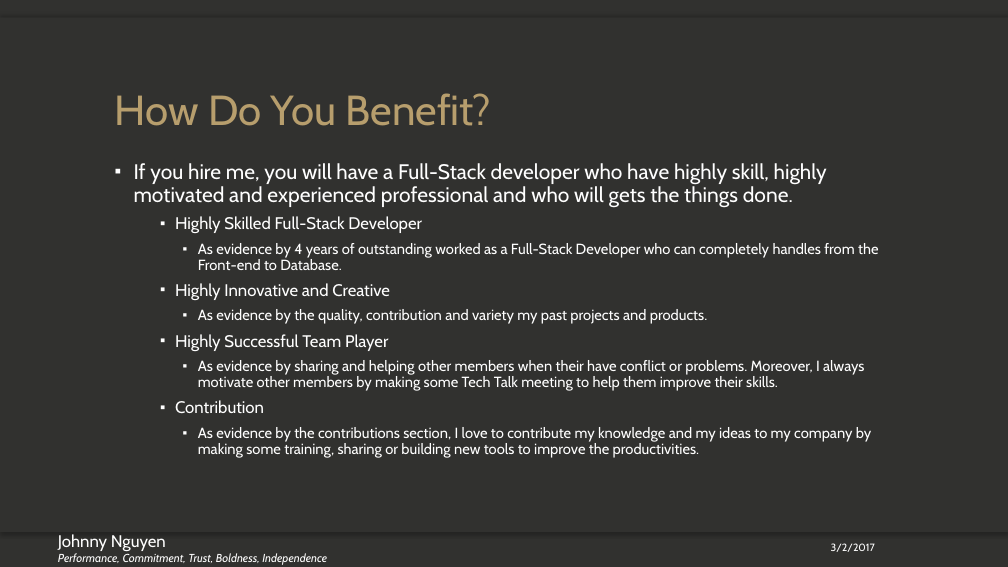
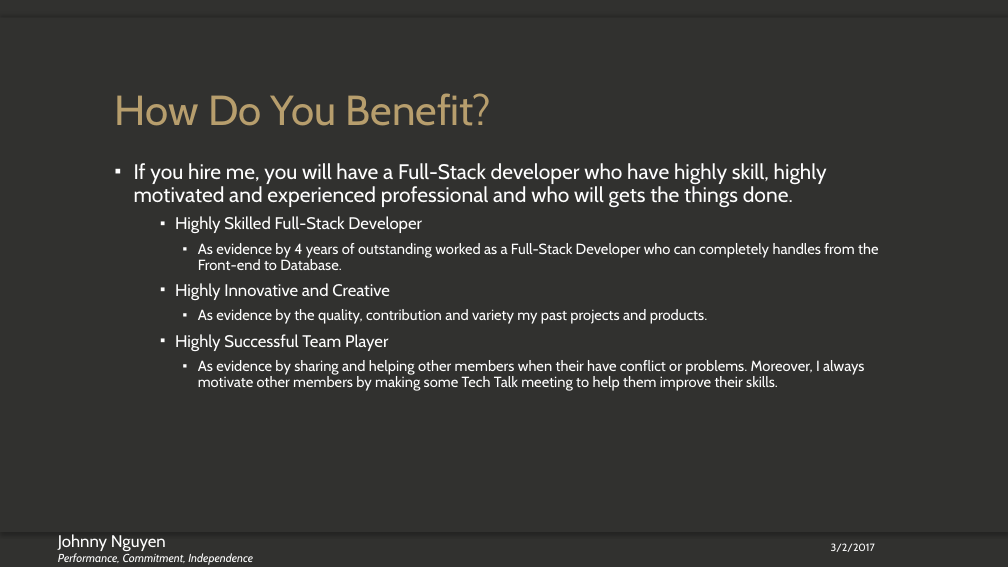
Before and after one commit to johnnynguyen2104/Algorithm_MindMap, a slide deck: slide 6 of Why Hire Me.pptx (slide 7 before the commit). Drawn at 1008x567 pixels with LibreOffice and Linux fonts; fonts in the diff are those of the drawing; background and template pictures are left out. Boxes give left, top, right and bottom in pixels: in the first picture for what was removed or moved away, otherwise in the second. Text is boxed around its words. In the diff, an @@ line names an element or a change of style, - is before the commit and + after.

```diff
--- a/Why Hire Me.pptx
+++ b/Why Hire Me.pptx
@@ text at (175, 400, 871, 458): paragraphs removed @@
-    ▪ Contribution
-      ▪ As evidence by the contributions section, I love to contribute my knowledge and my ideas to my company by making some training, sharing or building new tools to improve the productivities.
@@ text at (58, 553, 253, 565): text changed @@
-Performance, Commitment, Trust, Boldness, Independence
+Performance, Commitment, Independence
```
Also in this commit, not shown: 6 other slides changed, 1 slide removed, 37 other files.
